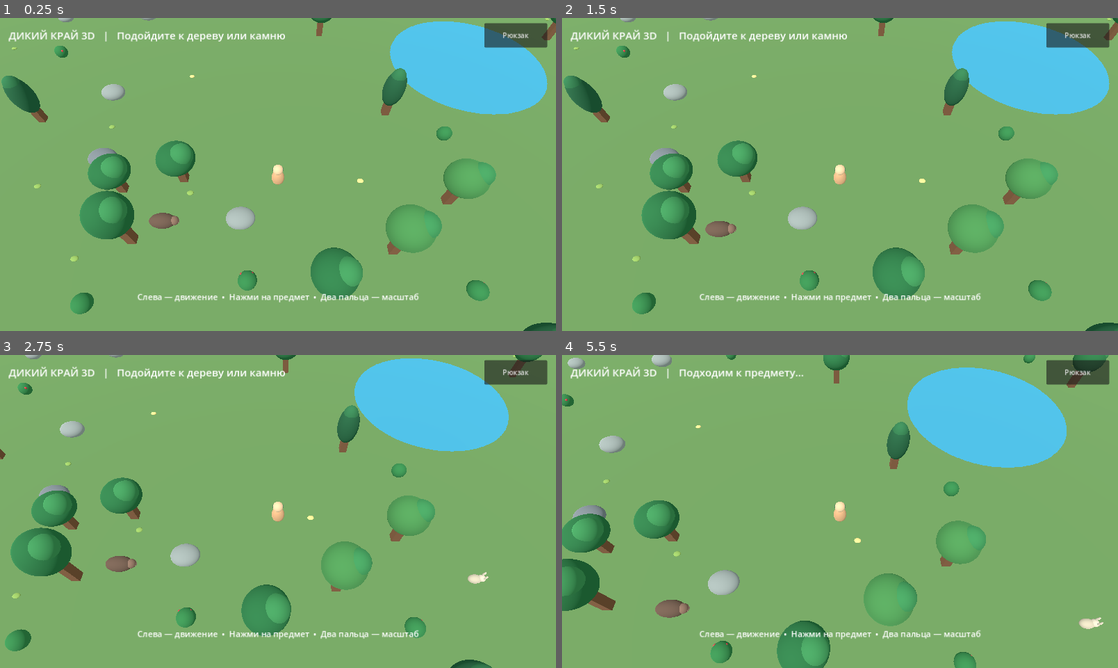
Above: before the commit, frames 1-4 (two rows, left to right).
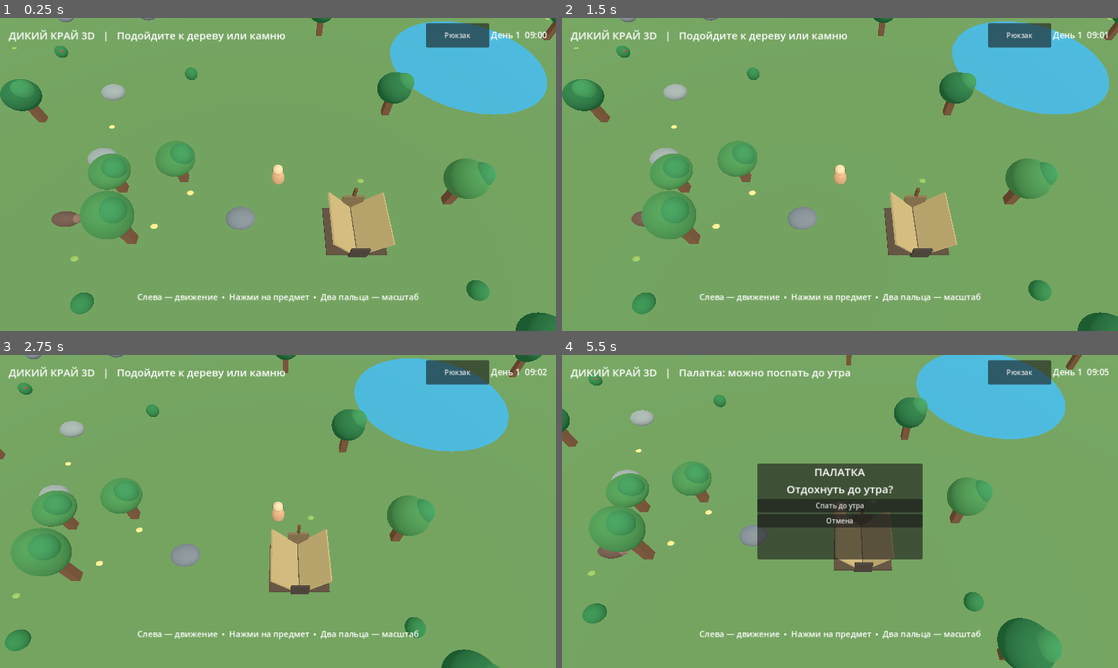
Above: after the commit, the same moments.

Repository: hjz2tz7cgv-ctrl/DikiyKrayGodot
Game: Godot game, scene res://scenes/main.tscn
Same seed, same stepped clock (60 frames per second), same inputs: the game is played once before the commit and once after it.
Inputs (mouse positions are in pixels of both pictures, inside the frame that each line leads up to):
- Up to frame 1 (0.25 s): no input
- Up to frame 2 (1.5 s): click "Рюкзак" at 0.5 s; click "Закрыть" at 1.25 s
- Up to frame 3 (2.75 s): move the mouse to (400, 495) at 2.02 s; hold Right (ui_right) from 2.03 s (still down); click (400, 495) at 2.17 s
- Up to frame 4 (5.5 s): release Right (ui_right) at 2.75 s; drag from (728, 527) to (812, 574) at 2.77 s; move the mouse to (895, 442) at 3.52 s; hold Right (ui_right) 3.53-4.25 s; click (895, 442) at 3.67 s; drag from (812, 574) to (673, 464) at 4.27 s; move the mouse to (1006, 558) at 5.02 s; hold Left (ui_left) from 5.03 s (still down); click (1006, 558) at 5.17 s

The runs differ from the first frame. In frame 1, 10% of the frame differs, in the area x 0-100%, y 0-100%; in frame 2, 10%; in frame 3, 9.6%; in frame 4, 29%, in the area x 0-99%, y 0-100%.

Commit message:
Add files via upload

Diff:
--- a/scripts/main.gd
+++ b/scripts/main.gd
@@ -42,15 +42,31 @@
 var status_message := "Подойдите к дереву или камню"
 var rng := RandomNumberGenerator.new()
 
+# 24 минуты реального времени = одни игровые сутки.
+const DAY_SECONDS := 1440.0
+const TENT_POS := Vector2(4.8, 3.5)
+var day_clock := 9.0
+var day_count := 1
+var sun_light: DirectionalLight3D
+var sky_environment: Environment
+var tent_node: Node3D
+var sleep_panel: PanelContainer
+var time_label: Label
+var sleep_fade: ColorRect
+var sleep_in_progress := false
+var sleep_elapsed := 0.0
+
 func _ready() -> void:
     rng.seed = 20261017
     _create_world()
+    _create_tent()
     _create_player()
     _create_camera()
     _create_resources()
     _create_scenery()
     _create_animals()
     _create_ui()
+    _update_lighting()
     _update_ui()
 
 func _material(color: Color) -> StandardMaterial3D:
@@ -89,6 +105,7 @@
     sun.rotation_degrees = Vector3(-58, -35, 0)
     sun.light_energy = 1.1
     add_child(sun)
+    sun_light = sun
     var env := WorldEnvironment.new()
     var e := Environment.new()
     e.background_mode = Environment.BG_COLOR
@@ -97,7 +114,75 @@
     e.ambient_light_color = Color("d9e6de")
     e.ambient_light_energy = 0.8
     env.environment = e
+    sky_environment = e
     add_child(env)
+
+func _create_tent() -> void:
+    # Палатка на стартовой поляне. Простая геометрия для WebGL/iPhone.
+    tent_node = Node3D.new()
+    tent_node.name = "StartTent"
+    tent_node.position = Vector3(TENT_POS.x, 0.0, TENT_POS.y)
+    add_child(tent_node)
+    _mesh_box(tent_node, Vector3(3.7, 0.14, 3.2), Vector3(0, 0.03, 0), Color("554637"))
+    var cloth := Color("b9a16d")
+    var roof_left := _mesh_box(tent_node, Vector3(2.45, 0.12, 3.35), Vector3(-0.88, 1.05, 0), cloth)
+    roof_left.rotation.z = -0.85
+    var roof_right := _mesh_box(tent_node, Vector3(2.45, 0.12, 3.35), Vector3(0.88, 1.05, 0), cloth)
+    roof_right.rotation.z = 0.85
+    _mesh_box(tent_node, Vector3(1.35, 1.45, 0.12), Vector3(0, 0.77, -1.67), Color("806a48"))
+    _mesh_box(tent_node, Vector3(1.1, 1.15, 0.13), Vector3(0, 0.61, 1.68), Color("473d35"))
+    _mesh_box(tent_node, Vector3(0.18, 2.2, 0.18), Vector3(0, 1.13, -1.75), Color("6d4d2d"))
+
+func _update_lighting() -> void:
+    # Плавное освещение без тяжёлых эффектов постобработки.
+    var phase := (day_clock - 6.0) / 24.0 * TAU
+    var daylight := clampf(sin(phase), 0.0, 1.0)
+    var twilight := clampf(sin(phase) * 2.0 + 0.20, 0.0, 1.0)
+    if sun_light != null:
+        sun_light.rotation_degrees = Vector3(-12.0 - 68.0 * daylight, -35.0 + day_clock * 8.0, 0)
+        sun_light.light_energy = lerpf(0.07, 1.15, daylight)
+    if sky_environment != null:
+        sky_environment.background_color = Color("101c38").lerp(Color("91bfd7"), twilight)
+        sky_environment.ambient_light_color = Color("66738e").lerp(Color("e1e9dd"), twilight)
+        sky_environment.ambient_light_energy = lerpf(0.27, 0.83, twilight)
+
+func _start_sleep() -> void:
+    if sleep_in_progress:
+        return
+    sleep_panel.visible = false
+    sleep_in_progress = true
+    sleep_elapsed = 0.0
+    pending_kind = ""
+    pending_index = -1
+    touch_move = Vector2.ZERO
+    mining_active = false
+    progress_bar.visible = false
+    status_message = "Отдыхаем в палатке…"
+    _update_ui()
+
+func _advance_sleep(delta: float) -> void:
+    if not sleep_in_progress:
+        return
+    sleep_elapsed += delta
+    var alpha := sin(clampf(sleep_elapsed / 2.0, 0.0, 1.0) * PI)
+    sleep_fade.color = Color(0.015, 0.025, 0.06, alpha)
+    if sleep_elapsed >= 1.0 and day_clock != 7.0:
+        if day_clock >= 7.0:
+            day_count += 1
+        day_clock = 7.0
+        _update_lighting()
+    if sleep_elapsed >= 2.0:
+        sleep_in_progress = false
+        sleep_fade.color = Color(0, 0, 0, 0)
+        status_message = "Доброе утро! День %d" % day_count
+        _update_ui()
+
+func _show_sleep_panel() -> void:
+    pending_kind = ""
+    pending_index = -1
+    sleep_panel.visible = true
+    status_message = "Палатка: можно поспать до утра"
+    _update_ui()
 
 func _create_player() -> void:
     player = CharacterBody3D.new()
@@ -134,7 +219,7 @@
 func _can_place(pos: Vector2, radius: float) -> bool:
     if _is_lake(pos, radius + 0.3):
         return false
-    if pos.length() < 3.3:
+    if pos.length() < 3.3 or pos.distance_to(TENT_POS) < radius + 3.5:
         return false
     for obstacle in obstacles:
         if pos.distance_to(obstacle["pos"]) < radius + obstacle["radius"] + 1.0:
@@ -256,6 +341,9 @@
     bag_button.custom_minimum_size = Vector2(145, 56)
     bag_button.pressed.connect(_toggle_bag)
     top.add_child(bag_button)
+    time_label = Label.new()
+    time_label.add_theme_font_size_override("font_size", 20)
+    top.add_child(time_label)
     var bottom := VBoxContainer.new()
     bottom.set_anchors_preset(Control.PRESET_BOTTOM_WIDE)
     bottom.offset_left = 210
@@ -294,6 +382,34 @@
     close.text = "Закрыть"
     close.pressed.connect(_toggle_bag)
     bag_col.add_child(close)
+    sleep_panel = PanelContainer.new()
+    sleep_panel.set_anchors_preset(Control.PRESET_CENTER)
+    sleep_panel.offset_left = -190
+    sleep_panel.offset_right = 190
+    sleep_panel.offset_top = -110
+    sleep_panel.offset_bottom = 110
+    sleep_panel.visible = false
+    root.add_child(sleep_panel)
+    var sleep_col := VBoxContainer.new()
+    sleep_panel.add_child(sleep_col)
+    var sleep_title := Label.new()
+    sleep_title.text = "ПАЛАТКА\nОтдохнуть до утра?"
+    sleep_title.horizontal_alignment = HORIZONTAL_ALIGNMENT_CENTER
+    sleep_title.add_theme_font_size_override("font_size", 25)
+    sleep_col.add_child(sleep_title)
+    var sleep_yes := Button.new()
+    sleep_yes.text = "Спать до утра"
+    sleep_yes.pressed.connect(_start_sleep)
+    sleep_col.add_child(sleep_yes)
+    var sleep_no := Button.new()
+    sleep_no.text = "Отмена"
+    sleep_no.pressed.connect(func(): sleep_panel.visible = false)
+    sleep_col.add_child(sleep_no)
+    sleep_fade = ColorRect.new()
+    sleep_fade.set_anchors_and_offsets_preset(Control.PRESET_FULL_RECT)
+    sleep_fade.color = Color(0, 0, 0, 0)
+    sleep_fade.mouse_filter = Control.MOUSE_FILTER_IGNORE
+    root.add_child(sleep_fade)
 
 func _toggle_bag() -> void:
     bag_panel.visible = not bag_panel.visible
@@ -306,6 +422,10 @@
 
 func _update_ui() -> void:
     info_label.text = "ДИКИЙ КРАЙ 3D   |   " + status_message
+    if time_label != null:
+        var hour := int(day_clock) % 24
+        var minute := int((day_clock - floor(day_clock)) * 60.0)
+        time_label.text = "День %d  %02d:%02d" % [day_count, hour, minute]
     zoom_label.text = "Слева — движение  •  Нажми на предмет  •  Два пальца — масштаб"
     bag_label.text = "РЮКЗАК\n\nДерево: %d\nКамень: %d\nЯгоды: %d" % [inventory["wood"], inventory["stone"], inventory["berry"]]
 
@@ -323,7 +443,7 @@
     return closest
 
 func _tap_world(screen: Vector2) -> void:
-    if camera == null or bag_panel.visible:
+    if camera == null or bag_panel.visible or sleep_panel.visible or sleep_in_progress:
         return
     var origin := camera.project_ray_origin(screen)
     var ray_dir := camera.project_ray_normal(screen)
@@ -340,6 +460,9 @@
             best = dist
             pending_kind = "drop"
             pending_index = i
+    if pos.distance_to(TENT_POS) < 2.7:
+        pending_kind = "tent"
+        pending_index = 0
     if pending_kind == "":
         best = 2.0
         for i in range(resources.size()):
@@ -352,7 +475,10 @@
                 pending_index = i
     if pending_index < 0:
         return
-    pending_pos = drops[pending_index]["pos"] if pending_kind == "drop" else resources[pending_index]["pos"]
+    if pending_kind == "tent":
+        pending_pos = TENT_POS
+    else:
+        pending_pos = drops[pending_index]["pos"] if pending_kind == "drop" else resources[pending_index]["pos"]
     status_message = "Подходим к предмету…"
     _update_ui()
 
@@ -432,6 +558,14 @@
     return false
 
 func _physics_process(delta: float) -> void:
+    if sleep_in_progress:
+        _advance_sleep(delta)
+        return
+    day_clock += delta * 24.0 / DAY_SECONDS
+    if day_clock >= 24.0:
+        day_clock -= 24.0
+        day_count += 1
+    _update_lighting()
     _animate_pickup(delta)
     if pending_index >= 0:
         var here := Vector2(player.position.x, player.position.z)
@@ -440,6 +574,8 @@
                 _begin_mining(pending_index)
             elif pending_kind == "drop" and pending_index < drops.size():
                 _pickup_index(pending_index)
+            elif pending_kind == "tent":
+                _show_sleep_panel()
             pending_index = -1
             pending_kind = ""
     var direction := touch_move
@@ -472,6 +608,7 @@
             if mining_progress >= resources[target_resource]["duration"]:
                 _finish_mining()
     _move_animals(delta)
+    _update_ui()
 
 func _move_animals(delta: float) -> void:
     for animal in animals:
